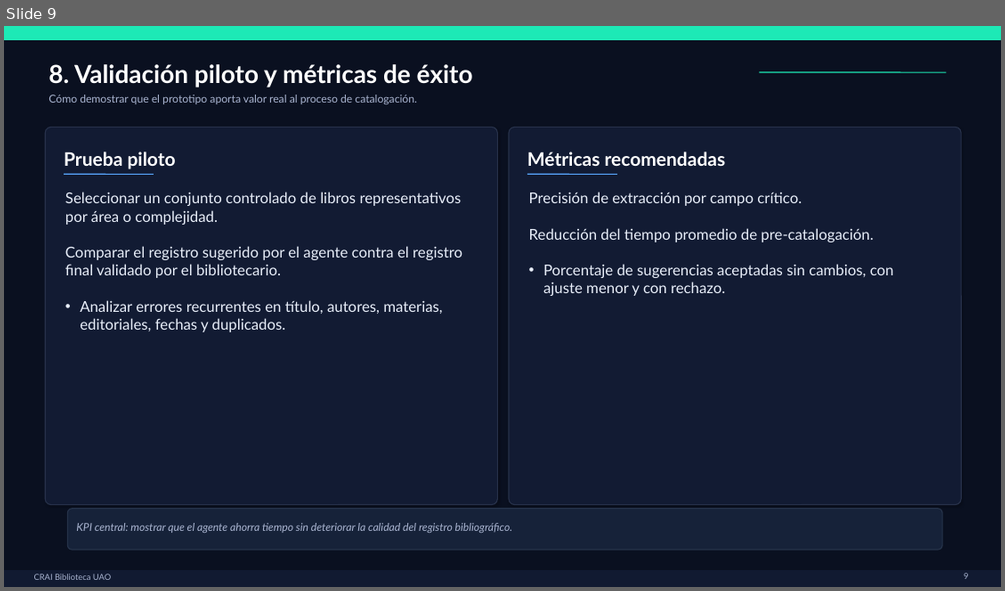
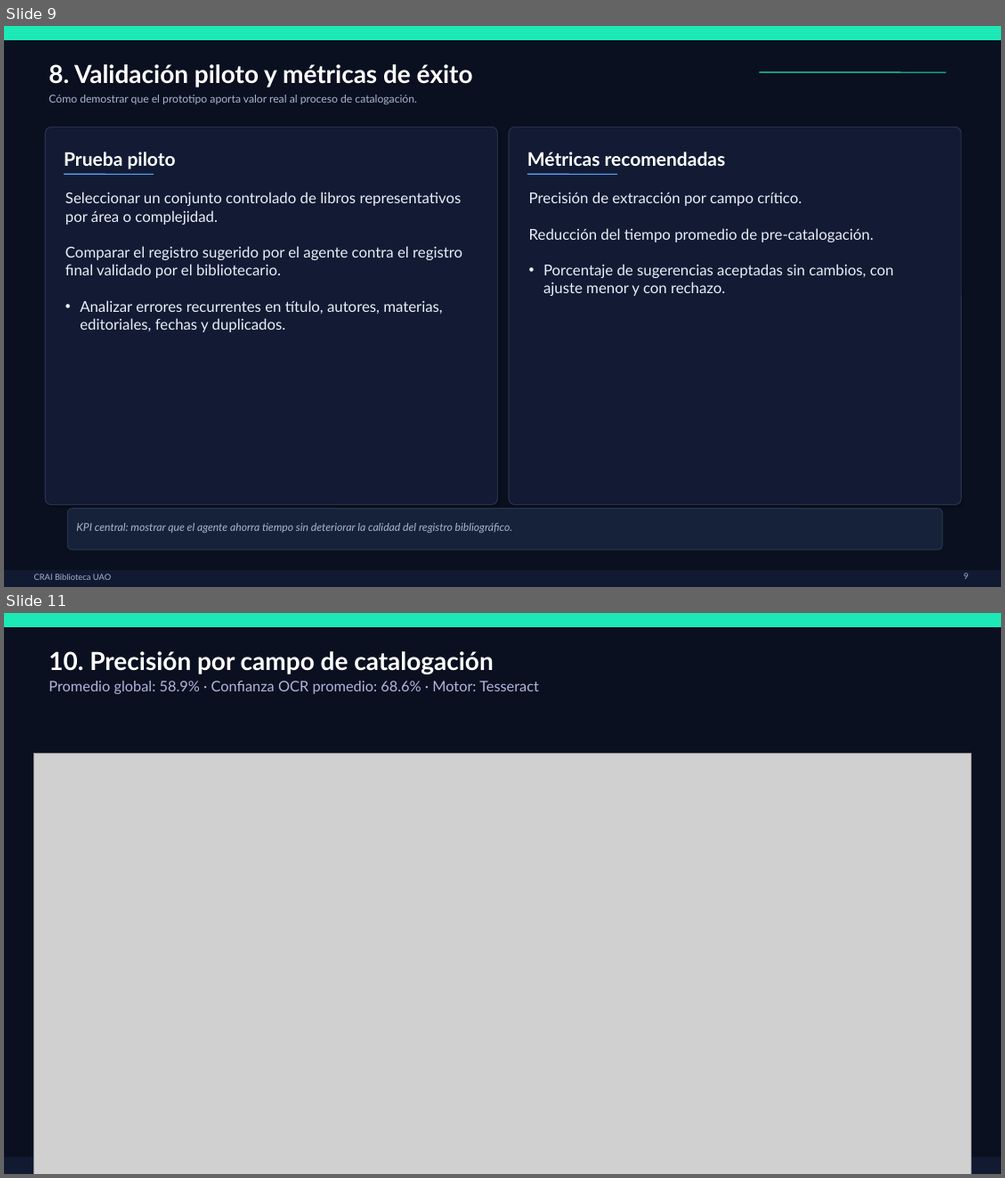
Before and after one commit to caesar-dat-com/ia-biblioteca-uao, a slide deck: Agente_IA_Biblioteca_UAO_empresarial_v2.pptx. Shown one above the other, each under a label of ours: slide 9 before the commit, slides 9 and 11 after it; the slides between them are not shown. The pictures are 1005x591 and 1005x1178 pixels, drawn with LibreOffice and Linux fonts; fonts in the diff are those of the drawing; grey boxes stand for pictures. Boxes give left, top, right and bottom in pixels: in the first picture for what was removed or moved away, otherwise in the second. Text is boxed around its words. In the diff, an @@ line names an element or a change of style, - is before the commit and + after.

```diff
--- a/Agente_IA_Biblioteca_UAO_empresarial_v2.pptx
+++ b/Agente_IA_Biblioteca_UAO_empresarial_v2.pptx
@@ slide 11 added at [4,613,1001,1174], background #0A1020; not listed: 3 template elements that a slide beside it also shows @@
@@ text added at [48,651,494,674], 24 pt, text #FFFFFF, bold @@
+10. Precisión por campo de catalogación
@@ text added at [48,681,539,694], 14 pt, text #B4B4DC @@
+Promedio global: 58.9% · Confianza OCR promedio: 68.6% · Motor: Tesseract
@@ picture added at [34,754,971,1174] @@
```
Also in this commit, not shown: 3 slides changed, 1 other slide added, 1 other file.
